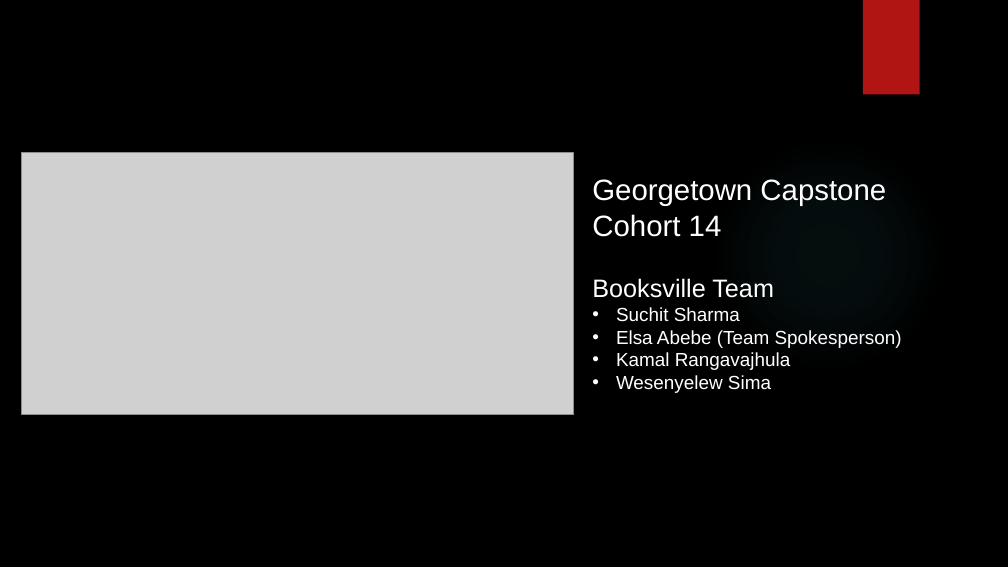
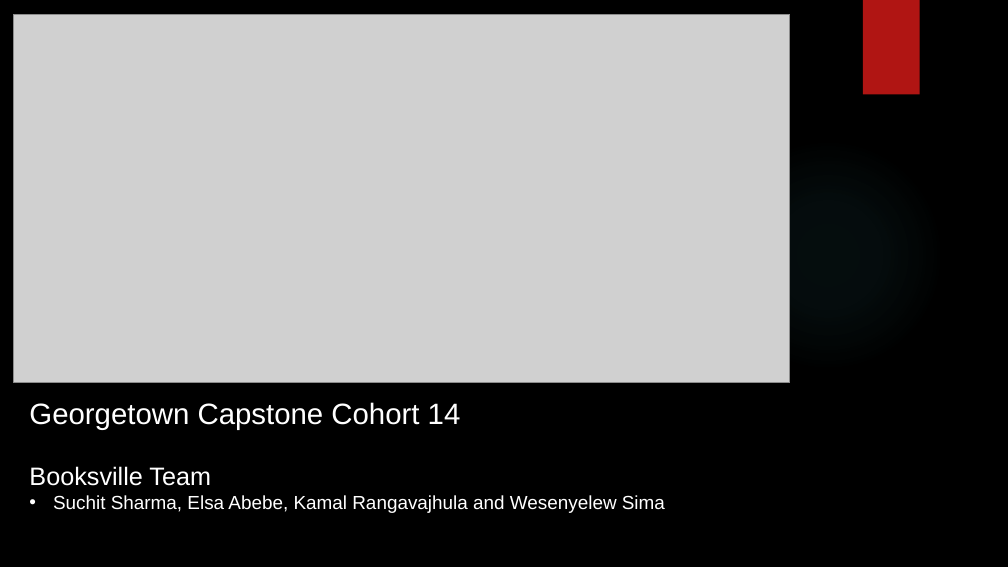
Before and after one commit to georgetown-analytics/Booksville, a slide deck: slide 1 of presentation/Booksville Presentation.pptx. Drawn at 1008x567 pixels with LibreOffice and Linux fonts; fonts in the diff are those of the drawing; grey boxes stand for pictures; background and template pictures are left out. Boxes give left, top, right and bottom in pixels: in the first picture for what was removed or moved away, otherwise in the second. Text is boxed around its words. In the diff, an @@ line names an element or a change of style, - is before the commit and + after.

```diff
--- a/presentation/Booksville Presentation.pptx
+++ b/presentation/Booksville Presentation.pptx
@@ picture: place and size @@
-picture at bbox=[22, 153, 574, 414]
+picture at bbox=[14, 14, 790, 383]
@@ text "Georgetown Capstone Cohort 14": place and size @@
-text "Georgetown Capstone Cohort 14" at bbox=[592, 179, 902, 393]
+text "Georgetown Capstone Cohort 14" at bbox=[29, 402, 665, 513]
@@ text at bbox=[29, 402, 461, 430]: text changed @@
-Georgetown Capstone
-Cohort 14
+Georgetown Capstone Cohort 14
@@ text at bbox=[53, 495, 665, 513]: text changed @@
-• Suchit Sharma
-• Elsa Abebe (Team Spokesperson)
-• Kamal Rangavajhula
-• Wesenyelew Sima
+• Suchit Sharma, Elsa Abebe, Kamal Rangavajhula and Wesenyelew Sima
```
Also in this commit, not shown: 16 other slides changed.
